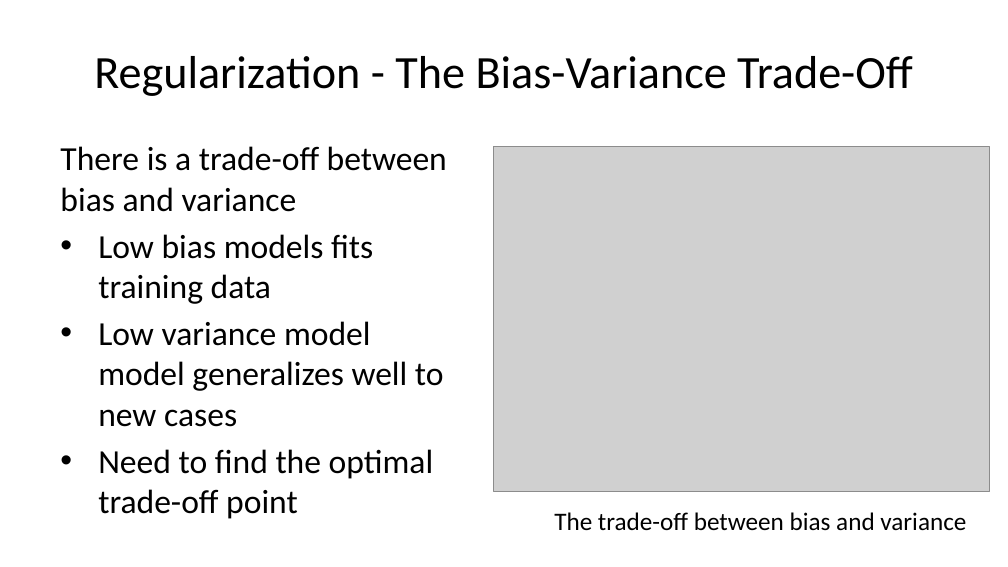
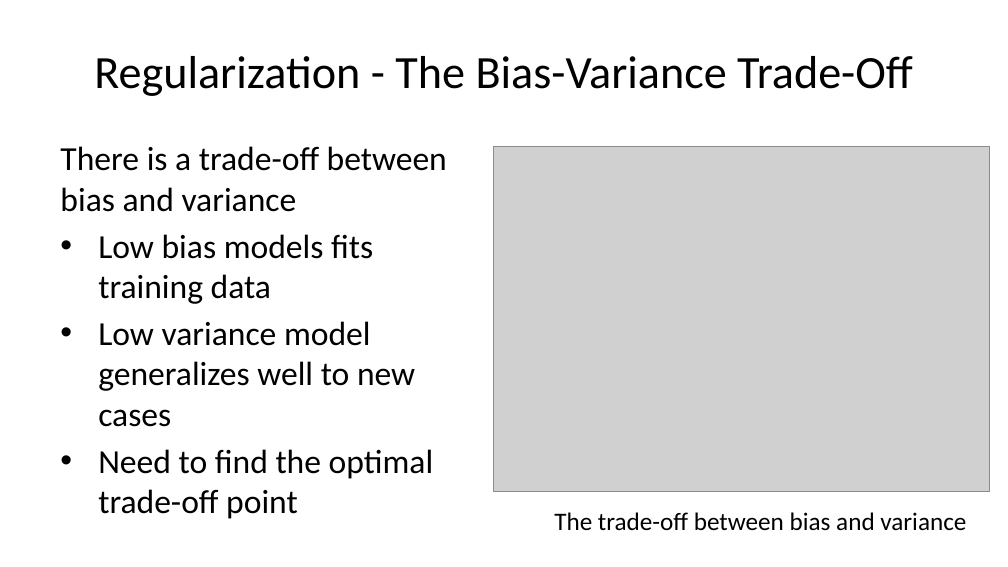
Before and after one commit to StephenElston/CSCI-E-83, a slide deck: slide 16 of LectureSlides/10a_ModelsInHighDimensions.pptx (slide 13 before the commit). Drawn at 1008x567 pixels with LibreOffice and Linux fonts; fonts in the diff are those of the drawing; grey boxes stand for pictures. Boxes give left, top, right and bottom in pixels: in the first picture for what was removed or moved away, otherwise in the second. Text is boxed around its words. In the diff, an @@ line names an element or a change of style, - is before the commit and + after.

```diff
--- a/LectureSlides/10a_ModelsInHighDimensions.pptx
+++ b/LectureSlides/10a_ModelsInHighDimensions.pptx
@@ text at (98, 321, 415, 427): text changed @@
-• Low variance model model generalizes well to new cases
+• Low variance model generalizes well to new cases
```
Also in this commit, not shown: 13 other slides changed, 13 slides added, 5 slides removed, 3 other files.
